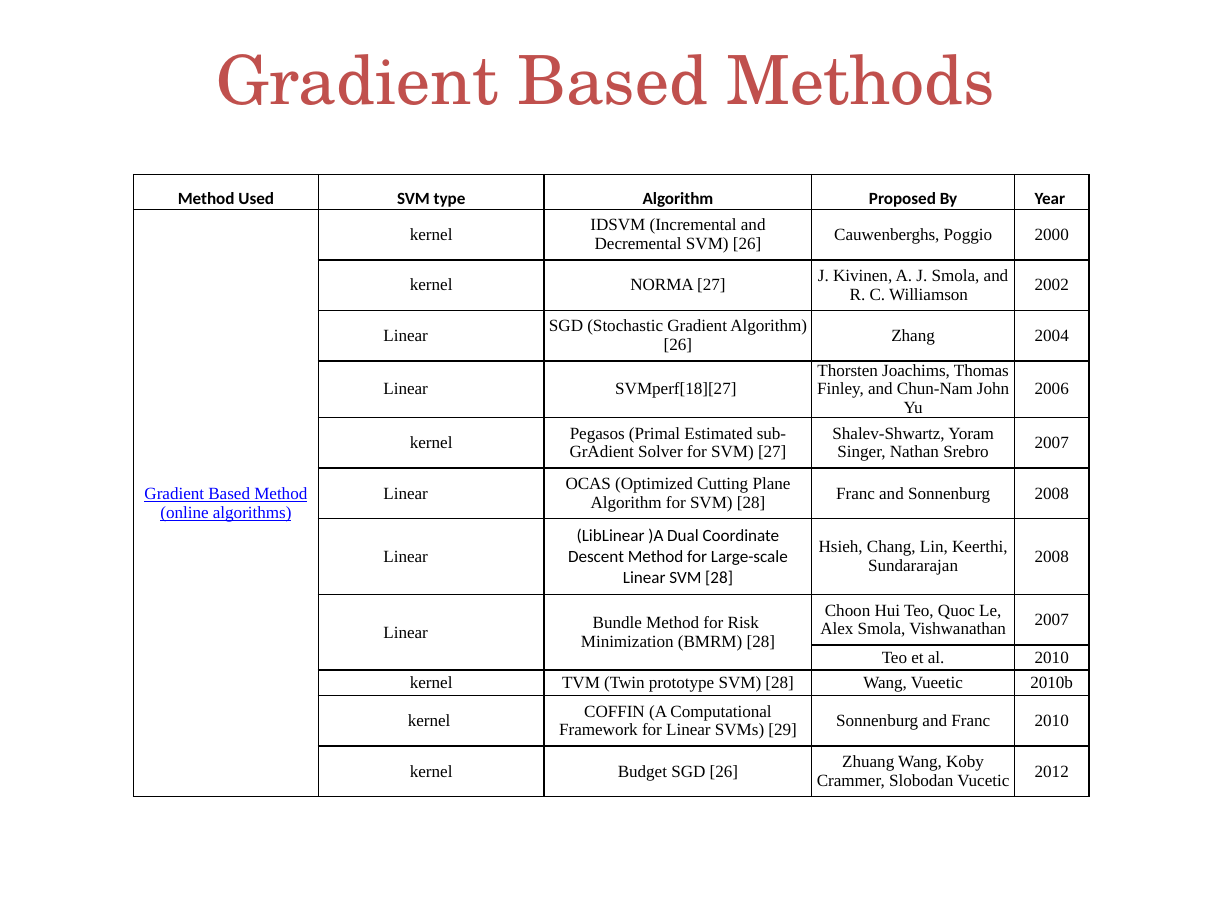
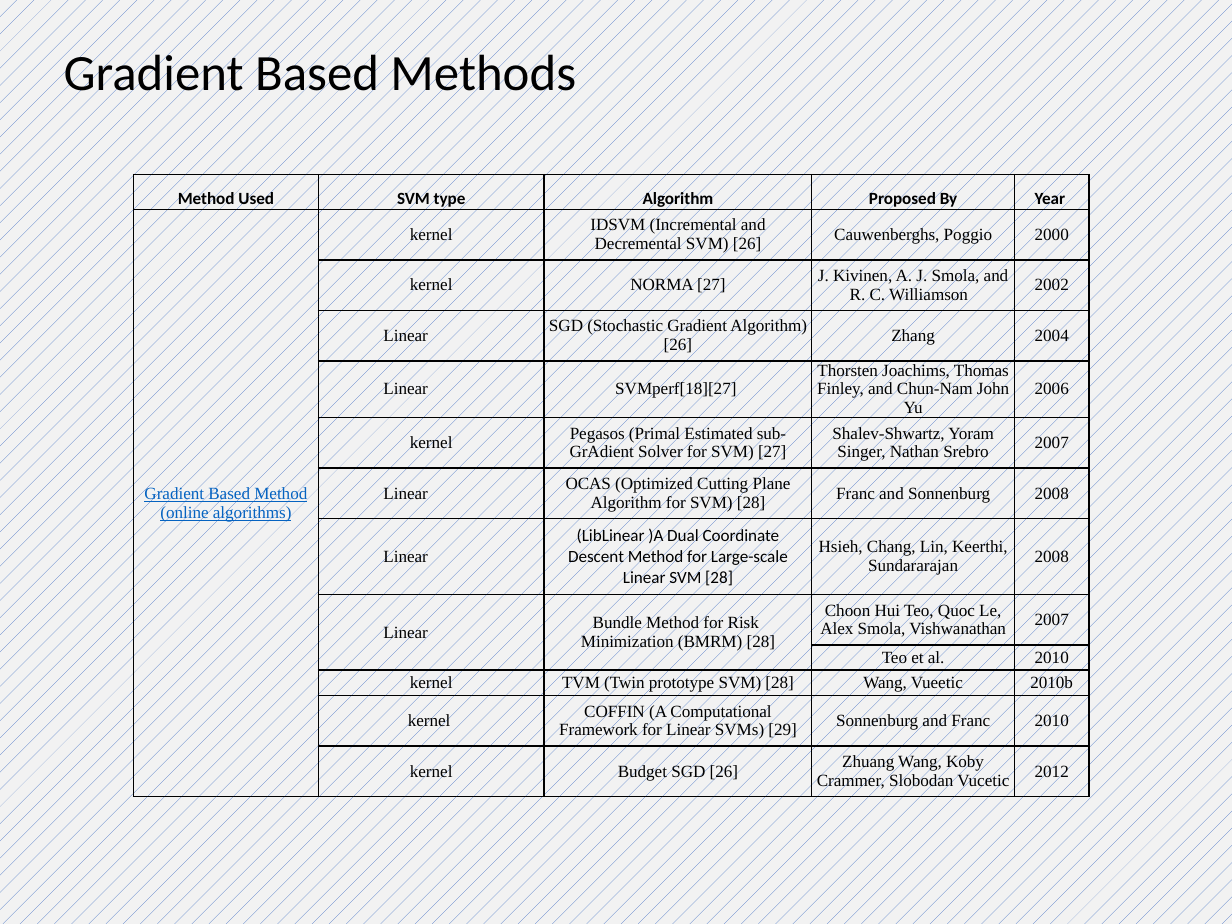
Before and after one commit to Shah-Aayush/semester-5-materials, a slide deck: slide 41 of ML - Machine Learning/Notes/swatiSVM for class.pptx. Drawn at 1232x924 pixels with LibreOffice and Linux fonts; fonts in the diff are those of the drawing; background and template pictures are left out. Boxes give left, top, right and bottom in pixels: in the first picture for what was removed or moved away, otherwise in the second. Text is boxed around its words. In the diff, an @@ line names an element or a change of style, - is before the commit and + after.

```diff
--- a/ML - Machine Learning/Notes/swatiSVM for class.pptx
+++ b/ML - Machine Learning/Notes/swatiSVM for class.pptx
@@ background picture (left out) to pattern #4472C4 on #F2F2F2 @@
@@ title "Gradient Based Methods" at [64, 48, 576, 102]: size 39.6 to 29.7 pt, font TeX Gyre Schola to Calibri, text colour #C0504D to #000000; alignment centre to left; line spacing 1 to 0.9 @@
@@ table at [133, 175, 1088, 813] @@
@@ text colour #0000FF to #0563C1 in "Gradient Based Method (online algorithms)" @@
```
Also in this commit, not shown: 52 other slides changed, 22 other files.
